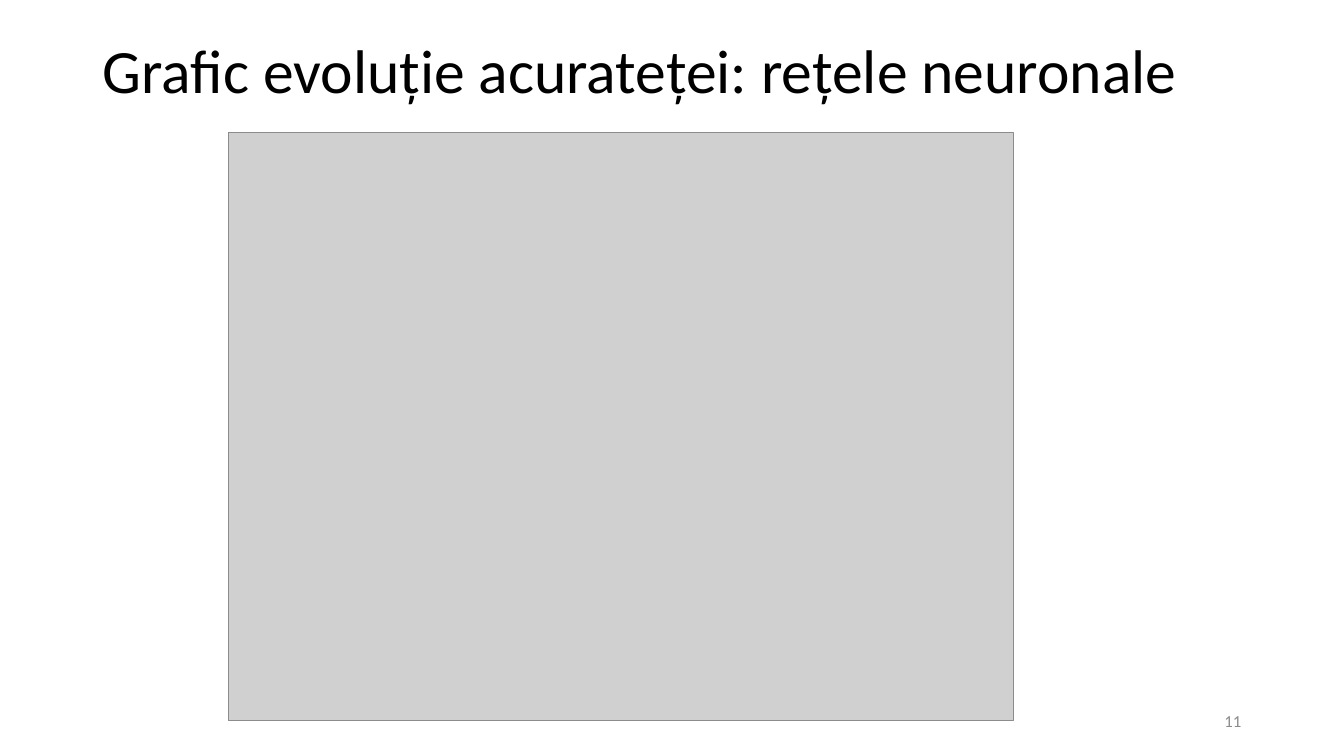
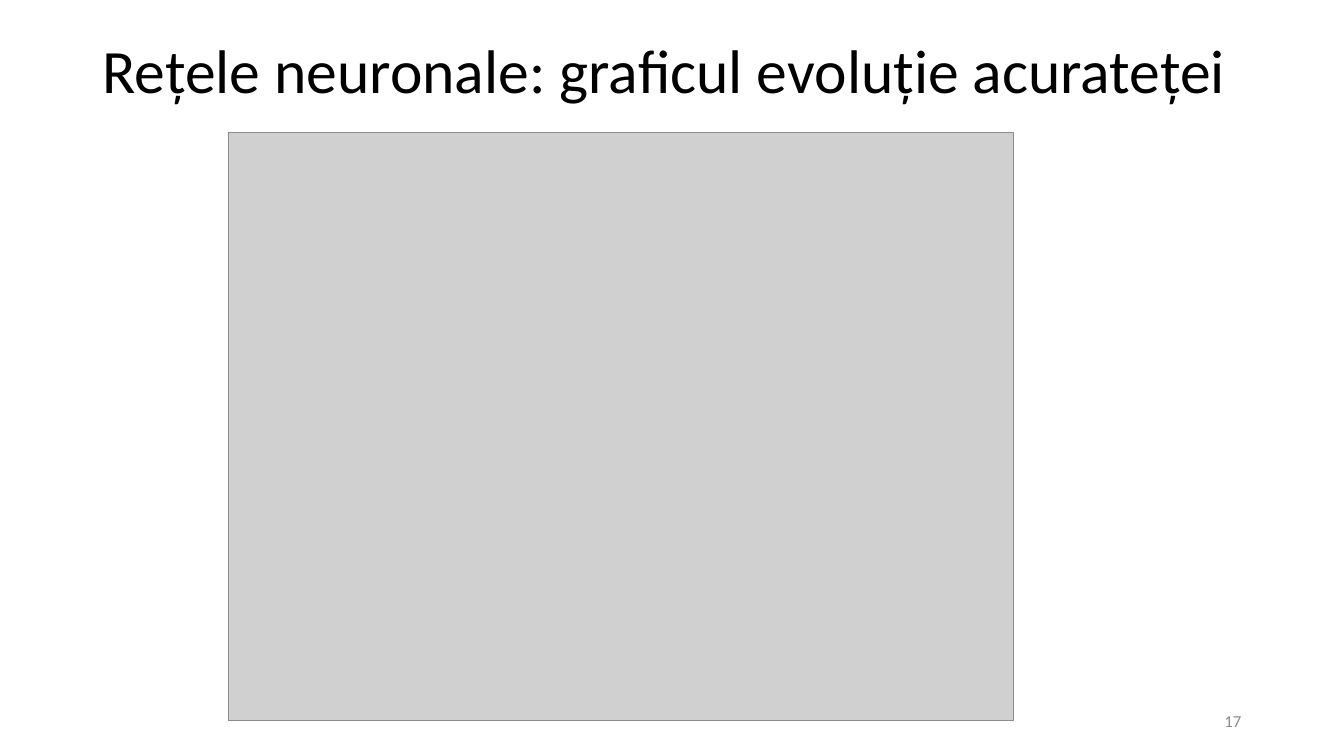
Before and after one commit to MariusParasca/Licenta-FII, a slide deck: slide 17 of Prezentare licenta.pptx (slide 11 before the commit). Drawn at 1344x756 pixels with LibreOffice and Linux fonts; fonts in the diff are those of the drawing; grey boxes stand for pictures. Boxes give left, top, right and bottom in pixels: in the first picture for what was removed or moved away, otherwise in the second. Text is boxed around its words. In the diff, an @@ line names an element or a change of style, - is before the commit and + after.

```diff
--- a/Prezentare licenta.pptx
+++ b/Prezentare licenta.pptx
@@ title at bbox=[102, 50, 1225, 105]: text changed @@
-Grafic evoluție acurateței: rețele neuronale
+Rețele neuronale: graficul evoluție acurateței
@@ page number at bbox=[1224, 716, 1241, 727]: text changed @@
-11
+17
```
Also in this commit, not shown: 10 other slides changed, 7 slides added, 1 other file.
